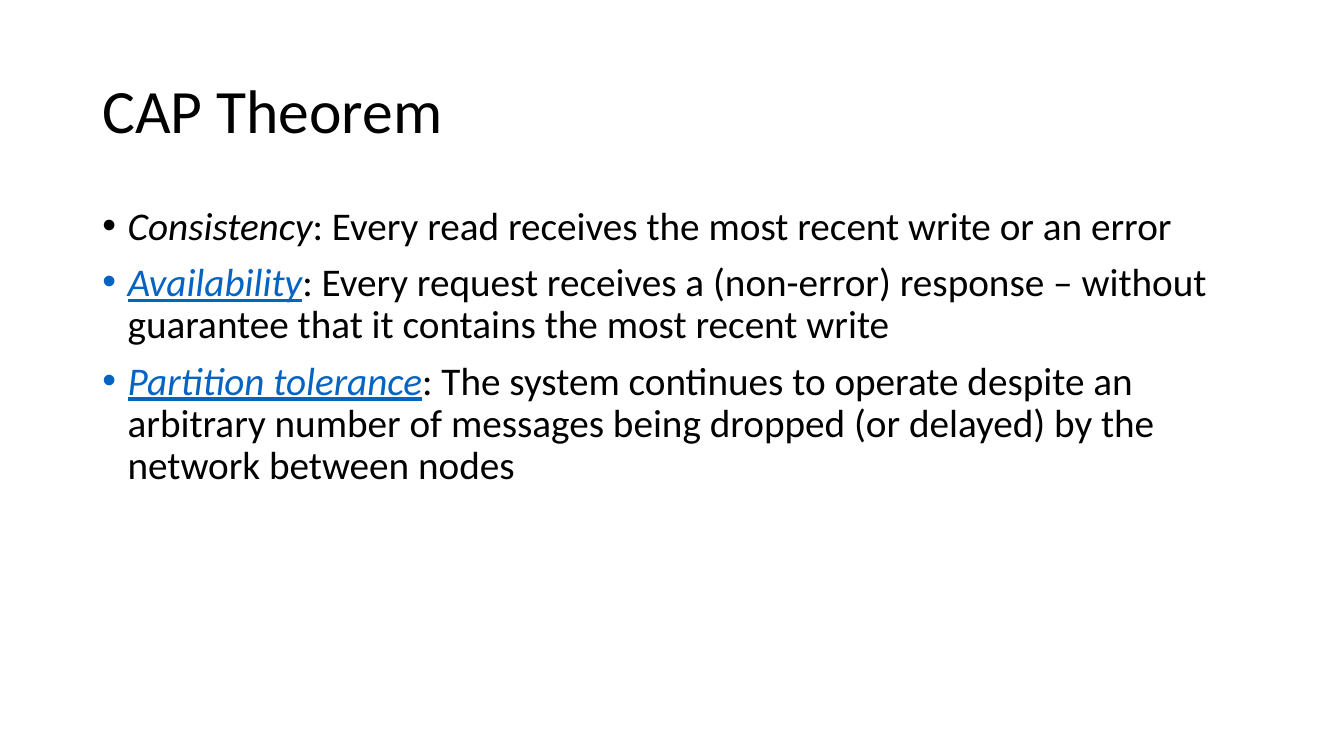
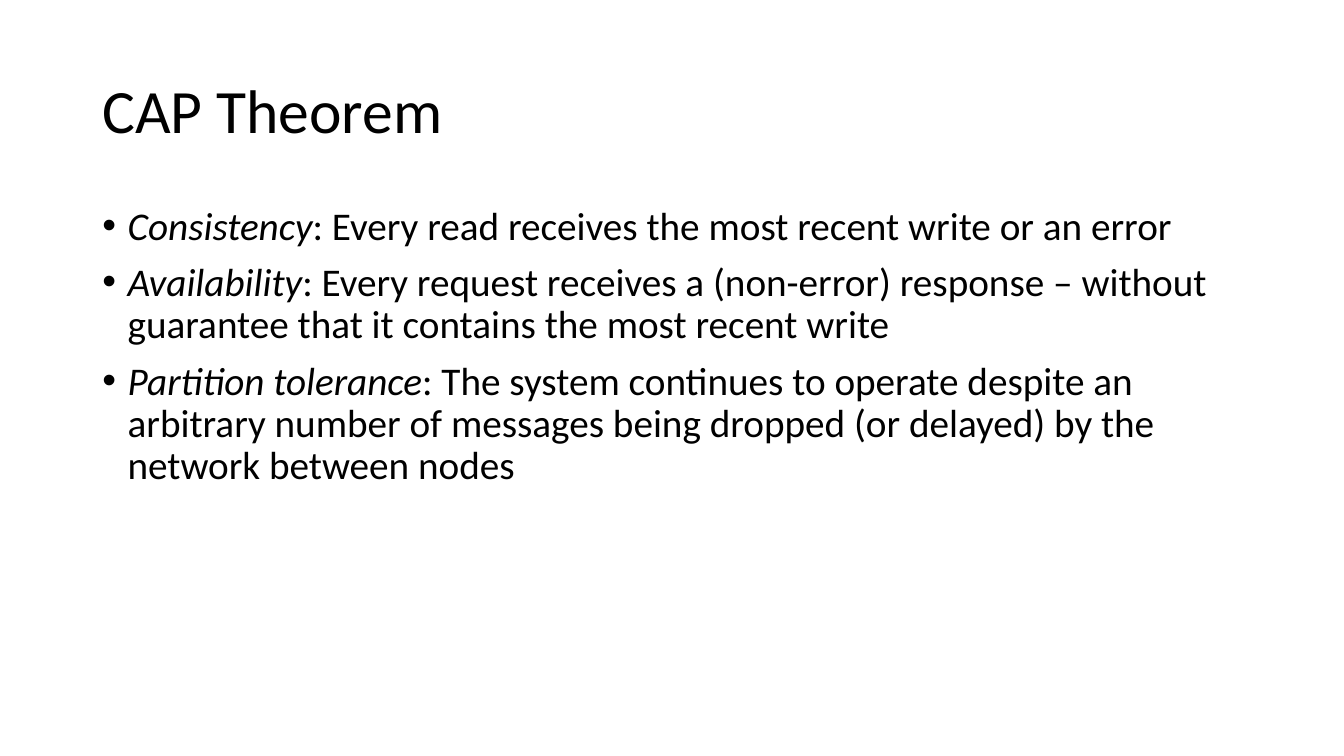
Before and after one commit to LoganZhao/Azure, a slide deck: slide 31 of WAS.pptx (slide 29 before the commit). Drawn at 1344x756 pixels with LibreOffice and Linux fonts; fonts in the diff are those of the drawing. Boxes give left, top, right and bottom in pixels: in the first picture for what was removed or moved away, otherwise in the second. Text is boxed around its words. In the diff, an @@ line names an element or a change of style, - is before the commit and + after.

```diff
--- a/WAS.pptx
+++ b/WAS.pptx
@@ text at [128, 267, 1207, 480]: text colour #0563C1 to #000000, underline off in "Availability:", "Partition tolerance:" @@
```
Also in this commit, not shown: 9 other slides changed, 3 slides added.
